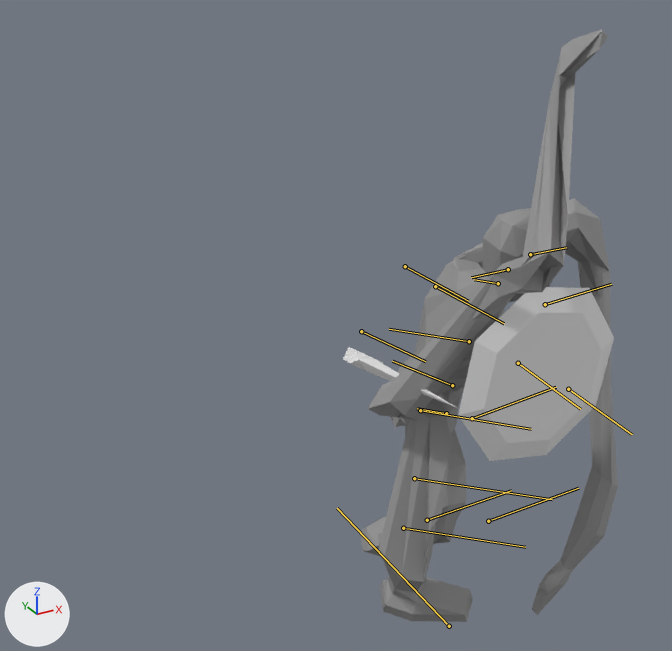
Before and after pictures for a commit that changed the FBX model Sandtree/Game/Sandtree/Assets/Models/FBX/Player.fbx.
Camera for both pictures: a 50 mm camera at (-0.0177, -0.023, 0.0253) aimed at (-0.0042, 0.0015, 0.0131). The axes (+X, +Y, +Z) are drawn at lower left. The lights are the same throughout. Both versions are drawn at frame 10 of the action 'Default Take'; the numbers are the values there. The bones that bend it are drawn over the model as lines.

The first picture shows 'BaseShieldObj', 'BaseSwordObj', 'Mesh'.
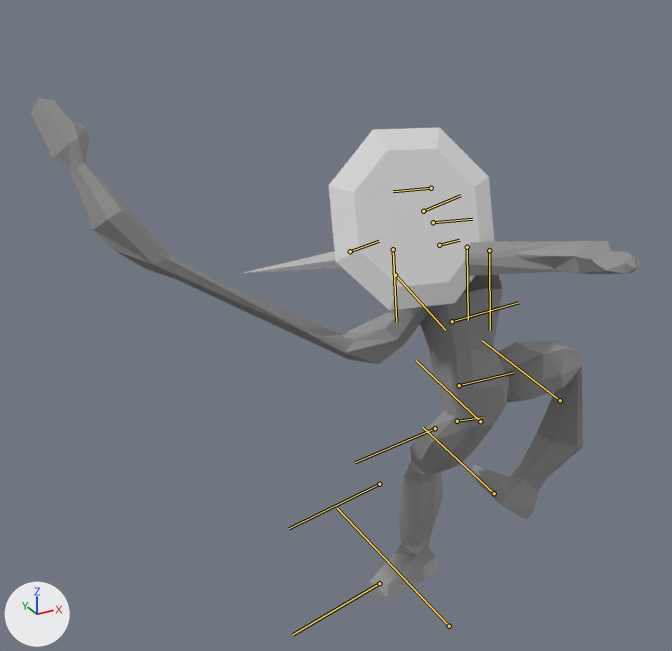
What the commit changed:
Bone 'Pelvis' (bone_pelvis) moves from (0.004, 0.0, 0.0) to (0.01, 0.0, 0.064).
Bone 'Pelvis' (bone_pelvis) turns from (-36, -9, 2) to (174, 13, -5) degrees about its own x, y and z.
Bone 'Stomach' (bone_stomach) turns from (-13, -8, -5) to (0, -8, -5) degrees about its own x, y and z.
Bone 'Chest' (bone_chest) turns from (24, -9, -4) to (0, -9, -4) degrees about its own x, y and z.
Bone 'Head' (bone_head) turns from (25, 21, 5) to (-29, 19, 5) degrees about its own x, y and z.
Bone 'UpperArm_l' (bone_upperarm_l) turns from (45, -57, -57) to (-125, 28, 29) degrees about its own x, y and z.
Bone 'LowerArm_l' (bone_lowerarm_l) turns from (2, -112, -39) to (-50, -115, 0) degrees about its own x, y and z.
Bone 'UpperArm_r' (bone_upperarm_r) turns from (0, 50, 70) to (28, -81, -17) degrees about its own x, y and z.
Bone 'Hand_r' (bone_hand_r) turns from (0, -50, 0) to (0, 0, 0) degrees about its own x, y and z.
Bone 'UpperLeg_l' (bone_upperleg_l) turns from (-41, -17, 15) to (-26, -35, 11) degrees about its own x, y and z.
Bone 'LowerLeg_l' (bone_lowerleg_l) turns from (0, 70, 0) to (0, 35, 0) degrees about its own x, y and z.
Bone 'Foot_l' (bone_foot_l) turns from (0, -10, 0) to (0, 20, 0) degrees about its own x, y and z.
Bone 'UpperLeg_r' (bone_upperleg_r) turns from (-1, -93, 5) to (105, -9, -87) degrees about its own x, y and z.
Bone 'LowerLeg_r' (bone_lowerleg_r) turns from (-3, 115, -6) to (0, 115, 0) degrees about its own x, y and z.
Bone 'Foot_r' (bone_foot_r) turns from (0, -5, 0) to (0, 10, 0) degrees about its own x, y and z.

Boxes [x1, y1, x2, y2] around the edits, measured in the pictures (672 x 651 px):
'Mesh', posed (137% wider, 16% shorter): before [361, 30, 618, 622]; after [31, 98, 641, 597]
'BaseShieldObj', posed: before [458, 287, 614, 461]; after [329, 127, 494, 310]
'BaseSwordObj', posed: before [343, 347, 459, 409]; after [240, 251, 342, 274]
bone 'Pelvis', root to tip: before (446, 413) to (417, 408); after (457, 421) to (483, 417)
bone 'Stomach', root to tip: before (452, 385) to (392, 361); after (459, 385) to (513, 372)
bone 'Chest', root to tip: before (469, 341) to (389, 329); after (452, 321) to (519, 302)
bone 'Head', root to tip: before (508, 269) to (471, 277); after (433, 222) to (472, 219)
bone 'UpperArm_l', root to tip: before (545, 304) to (611, 284); after (395, 275) to (445, 330)
bone 'LowerArm_l', root to tip: before (568, 389) to (632, 434); after (350, 251) to (379, 241)
bone 'UpperArm_r', root to tip: before (435, 286) to (504, 323); after (489, 250) to (490, 330)
bone 'Hand_r', root to tip: before (361, 331) to (425, 361); after (393, 249) to (396, 322)
bone 'UpperLeg_l', root to tip: before (472, 418) to (556, 387); after (435, 428) to (355, 462)
bone 'LowerLeg_l', root to tip: before (488, 521) to (578, 488); after (379, 484) to (289, 528)
bone 'Foot_l', root to tip: before (427, 520) to (511, 490); after (379, 583) to (293, 634)
bone 'UpperLeg_r', root to tip: before (420, 410) to (531, 429); after (480, 421) to (416, 360)
bone 'LowerLeg_r', root to tip: before (414, 478) to (552, 499); after (560, 400) to (482, 340)
bone 'Foot_r', root to tip: before (403, 528) to (525, 547); after (494, 493) to (422, 427)
